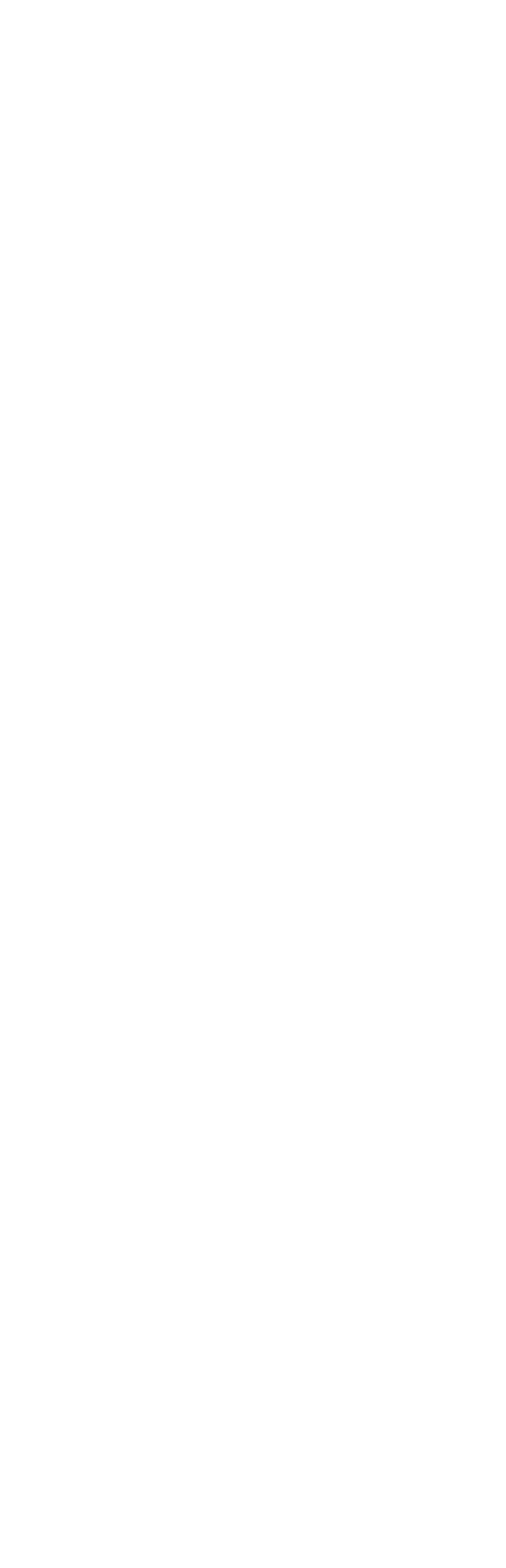
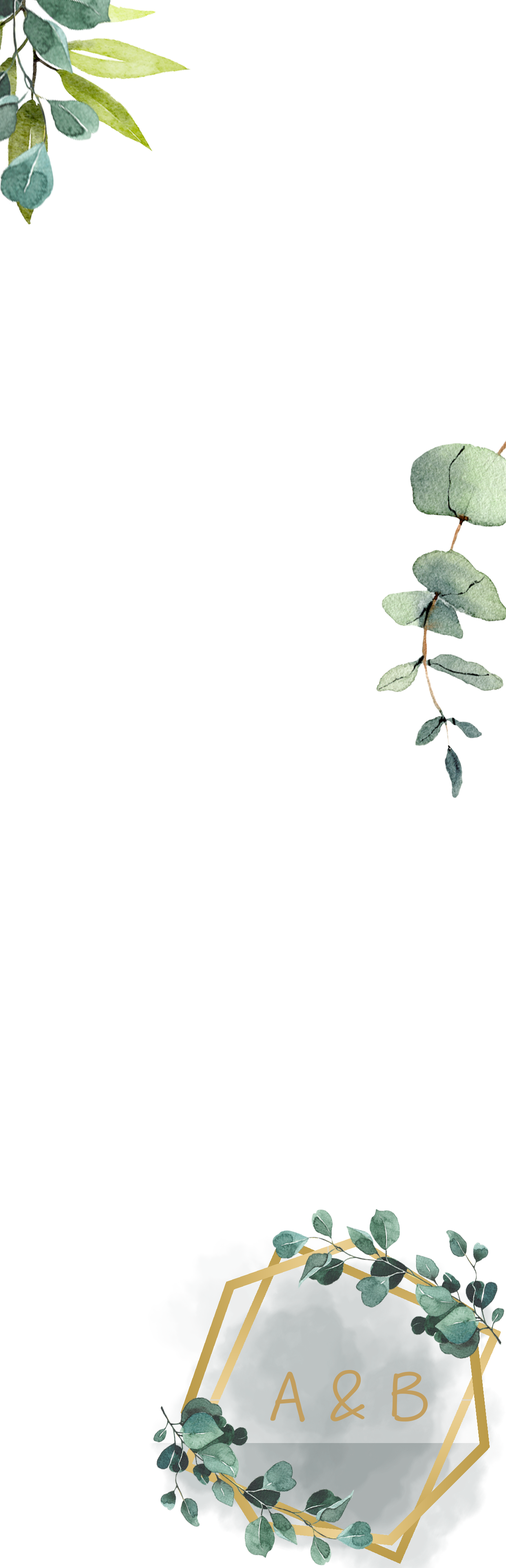
Layered file, before and after one edit (506px x 1568px). Changes by layer:
added layer "A & B" above "leaves-top-left" over [270, 1369, 429, 1423]
added layer "leaves-top-left" above "leaves-top-left-2" over [0, 0, 114, 213]
added layer "leaves-top-left-2" above "leaves-logo-top" over [0, 0, 192, 225]
added layer "leaves-logo-top" above "leaves-logo-bottom" over [271, 1208, 506, 1361]
added layer "leaves-logo-bottom" above "logo-hexagon" over [151, 1395, 375, 1567]
added layer "logo-hexagon" above "logo-rect" over [180, 1236, 490, 1546]
added layer "logo-rect" above "logo-shadow" over [180, 1236, 502, 1564]
added layer "logo-shadow" above "leaves-middle" over [149, 1224, 506, 1568]
added layer "leaves-middle" above "shape" over [376, 440, 506, 799]